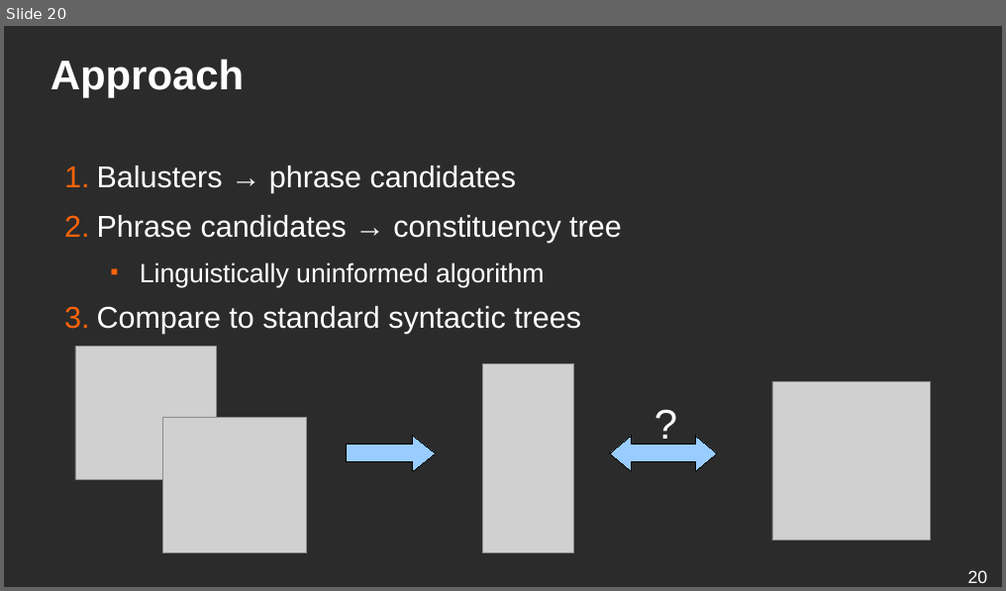
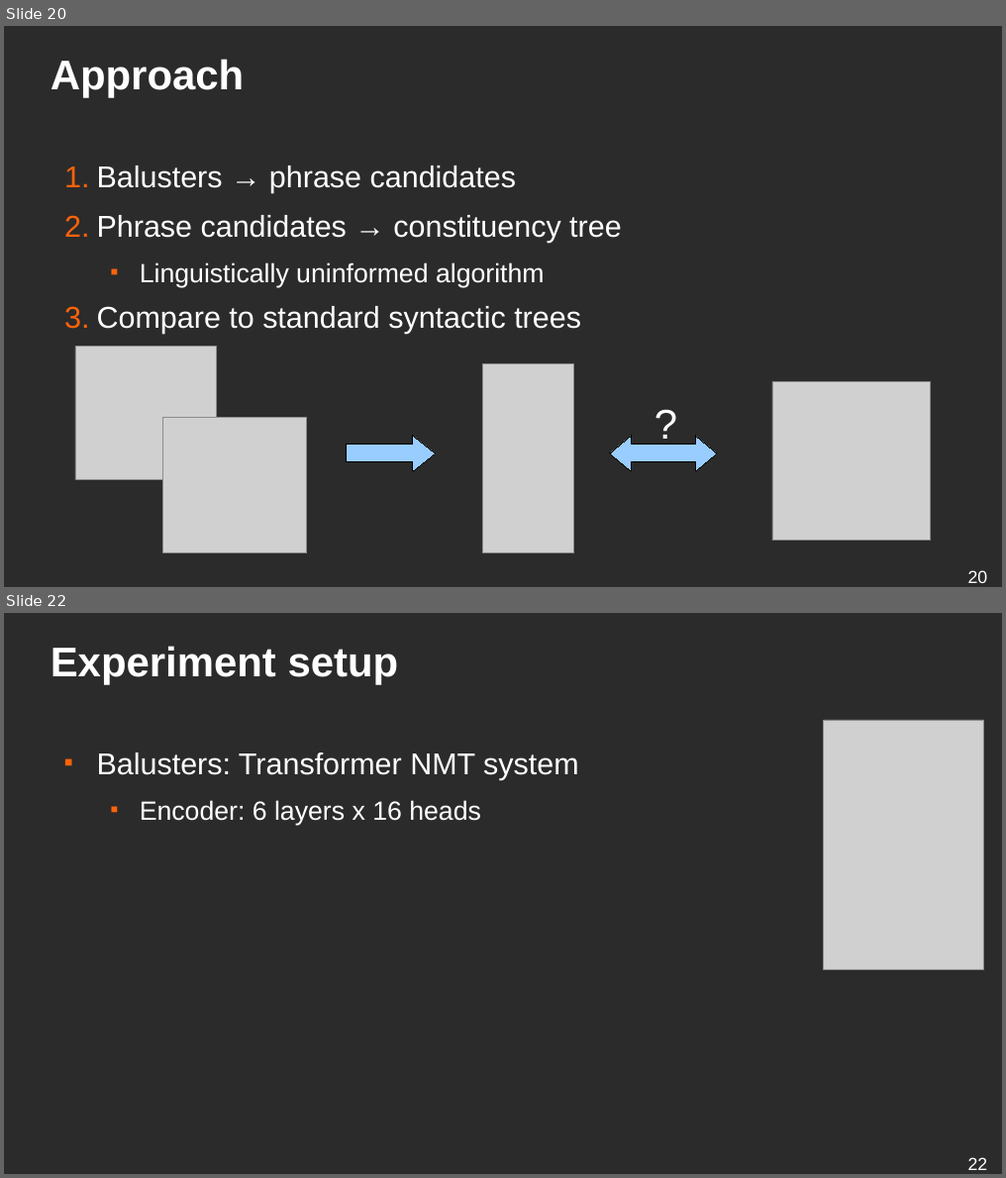
Before and after one commit to ufal/lsd, a slide deck: conferences/2019-blackbox-balustrades/presentation.odp. Shown one above the other, each under a label of ours: slide 20 before the commit, slides 20 and 22 after it; the slides between them are not shown. The pictures are 1006x591 and 1006x1178 pixels, drawn with LibreOffice and Linux fonts; fonts in the diff are those of the drawing; grey boxes stand for pictures; background and template pictures are left out; a plain dark background stands for a picture behind light text. Boxes give left, top, right and bottom in pixels: in the first picture for what was removed or moved away, otherwise in the second. Text is boxed around its words. In the diff, an @@ line names an element or a change of style, - is before the commit and + after.

```diff
--- a/conferences/2019-blackbox-balustrades/presentation.odp
+++ b/conferences/2019-blackbox-balustrades/presentation.odp
@@ slide 22 added at (4, 613, 1002, 1174), background picture (left out) @@
@@ title added at (51, 646, 399, 684), 33 pt, text #FFFFFF, bold @@
+Experiment setup
@@ picture added at (825, 720, 985, 969) @@
@@ text added at (97, 753, 579, 825), 24 pt, text #FFFFFF @@
+■ Balusters: Transformer NMT system
+  ■ Encoder: 6 layers x 16 heads
@@ page number added at (968, 1157, 988, 1170), 14 pt, text #FFFFFF @@
+22
```
Also in this commit, not shown: 3 slides changed, 13 other slides added, 11 slides removed, 1 other file.
